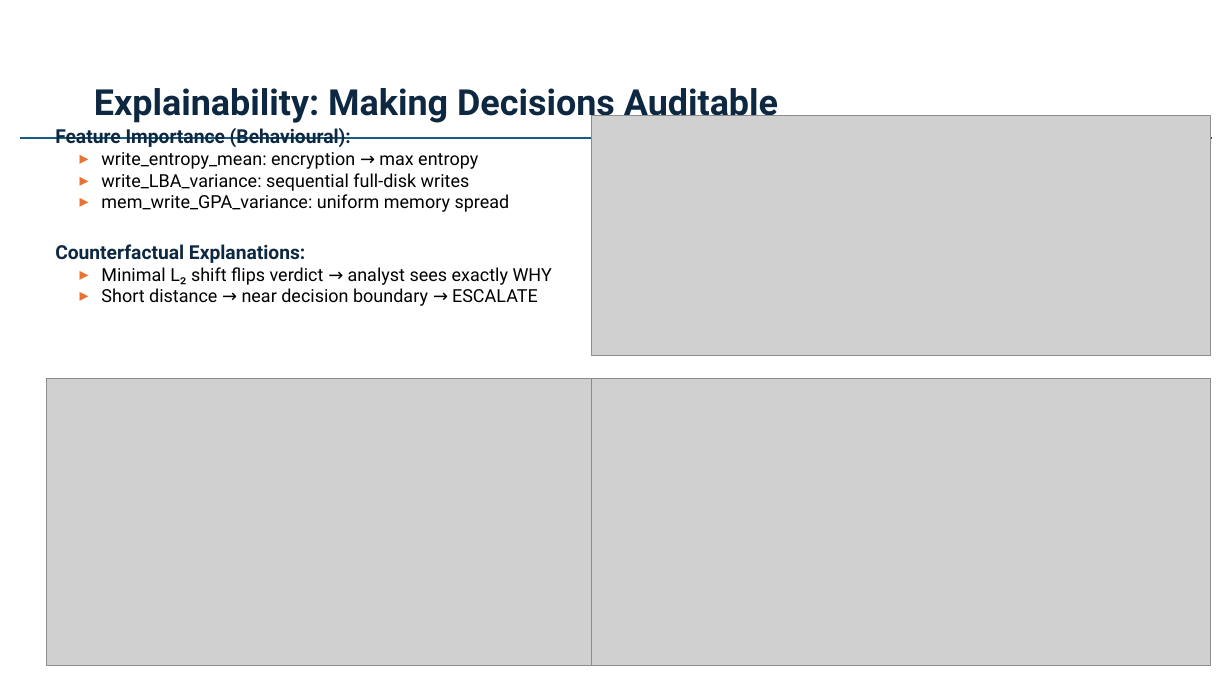
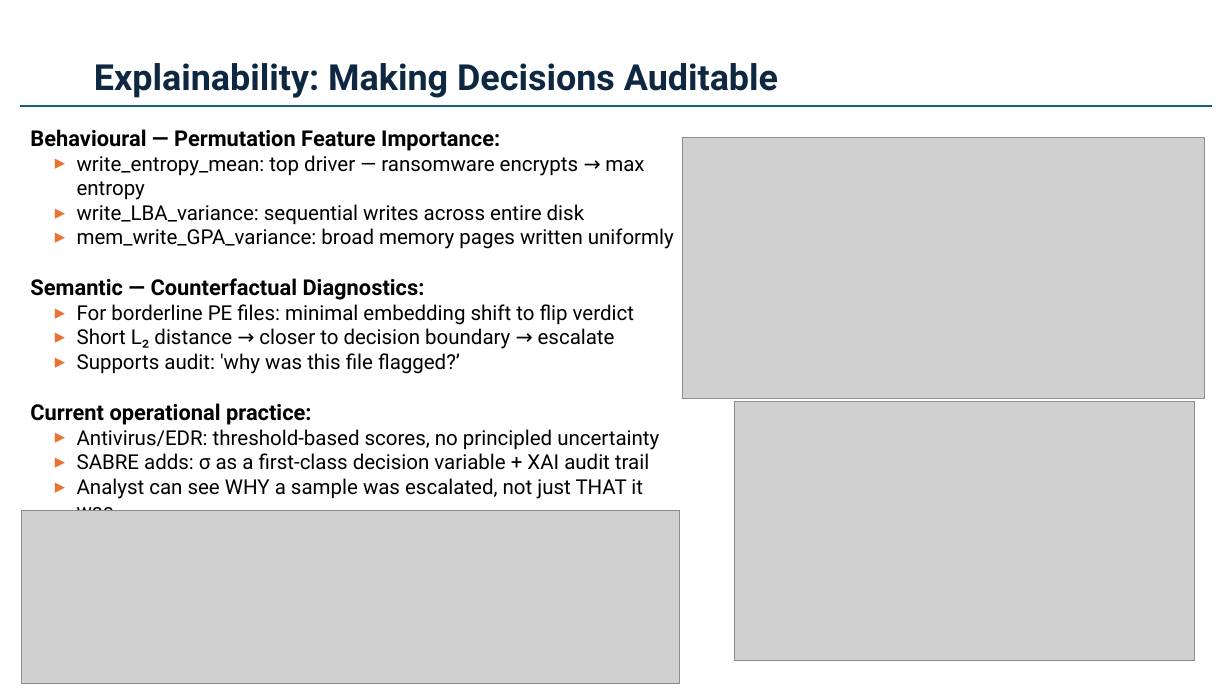
Before and after one commit to Henrinnes/Agentic_SABRE, a slide deck: slide 8 of SABRE_CRANE_SIG_2026.pptx (slide 7 before the commit). Drawn at 1232x693 pixels with LibreOffice and Linux fonts; fonts in the diff are those of the drawing; grey boxes stand for pictures. Boxes give left, top, right and bottom in pixels: in the first picture for what was removed or moved away, otherwise in the second. Text is boxed around its words. In the diff, an @@ line names an element or a change of style, - is before the commit and + after.

```diff
--- a/SABRE_CRANE_SIG_2026.pptx
+++ b/SABRE_CRANE_SIG_2026.pptx
@@ title "Explainability: Making Decisions Auditable" rewrapped from bbox=[94, 82, 778, 124] to bbox=[94, 63, 778, 98] @@
@@ line moved from (20, 138) - (1213, 138) to (20, 106) - (1213, 106) @@
@@ text added at bbox=[30, 129, 674, 511], 16 pt, text #000000 @@
+Behavioural — Permutation Feature Importance:
+  ▸ write_entropy_mean: top driver — ransomware encrypts → max entropy
+  ▸ write_LBA_variance: sequential writes across entire disk
+  ▸ mem_write_GPA_variance: broad memory pages written uniformly
+Semantic — Counterfactual Diagnostics:
+  ▸ For borderline PE files: minimal embedding shift to flip verdict
+  ▸ Short L₂ distance → closer to decision boundary → escalate
+  ▸ Supports audit: 'why was this file flagged?’
+Current operational practice:
+  ▸ Antivirus/EDR: threshold-based scores, no principled uncertainty
+  ▸ SABRE adds: σ as a first-class decision variable + XAI audit trail
+  ▸ Analyst can see WHY a sample was escalated, not just THAT it was
@@ text removed at bbox=[55, 128, 552, 306] @@
-Feature Importance (Behavioural):
-  ▸ write_entropy_mean: encryption → max entropy
-  ▸ write_LBA_variance: sequential full-disk writes
-  ▸ mem_write_GPA_variance: uniform memory spread
-Counterfactual Explanations:
-  ▸ Minimal L₂ shift flips verdict → analyst sees exactly WHY
-  ▸ Short distance → near decision boundary → ESCALATE
@@ picture: place and size @@
-picture at bbox=[592, 116, 1211, 356]
+picture at bbox=[683, 138, 1205, 398]
@@ picture: place and size @@
-picture at bbox=[592, 379, 1211, 665]
+picture at bbox=[735, 402, 1194, 661]
@@ picture: place and size @@
-picture at bbox=[46, 379, 592, 665]
+picture at bbox=[21, 510, 679, 683]
```
Also in this commit, not shown: 7 other slides changed, 2 slides added.
